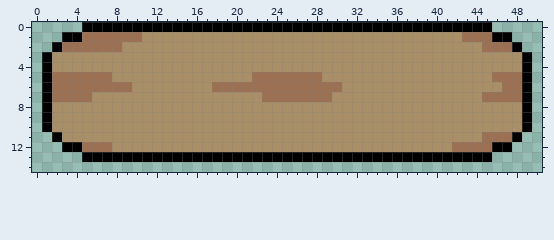
File history of a pixel-art file, resources/tab.aseprite. The picture above was drawn from the file before the commit.
51x15 pixels, 1 frame.
The same view after the edit:
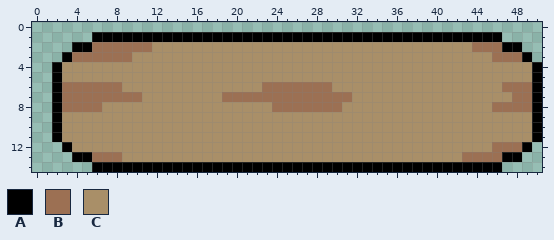
Palette (. is transparent): A #000000  B #9c7053  C #a98f68
From the commit log: icon for settings tab added (depressed and inactive state)
The edit:
layer "sign" now hidden
layer "outline black" now hidden
layer "sign depressed" now shown
layer "sign depr/inactive" added
@@ x 0..50 @@
- 0 .....AAAAAAAAAAAAAAAAAAAAAAAAAAAAAAAAAAAAAAAAA.....
- 1 ...AABBBBBBCCCCCCCCCCCCCCCCCCCCCCCCCCCCCCCCBBBAA...
- 2 ..ABBBBBBCCCCCCCCCCCCCCCCCCCCCCCCCCCCCCCCCCCCBBBA..
- 3 .ACCCCCCCCCCCCCCCCCCCCCCCCCCCCCCCCCCCCCCCCCCCCCCCA.
- 4 .ACCCCCCCCCCCCCCCCCCCCCCCCCCCCCCCCCCCCCCCCCCCCCCCA.
- 5 .ABBBBBBCCCCCCCCCCCCCCBBBBBBBCCCCCCCCCCCCCCCCCBBBA.
- 6 .ABBBBBBBBCCCCCCCCBBBBBBBBBBBBBCCCCCCCCCCCCCCCCBBA.
- 7 .ABBBBCCCCCCCCCCCCCCCCCBBBBBBBCCCCCCCCCCCCCCCBBBBA.
- 8 .ACCCCCCCCCCCCCCCCCCCCCCCCCCCCCCCCCCCCCCCCCCCCCCCA.
- 9 .ACCCCCCCCCCCCCCCCCCCCCCCCCCCCCCCCCCCCCCCCCCCCCCCA.
-10 .ACCCCCCCCCCCCCCCCCCCCCCCCCCCCCCCCCCCCCCCCCCCCCCCA.
-11 ..ACCCCCCCCCCCCCCCCCCCCCCCCCCCCCCCCCCCCCCCCCCBBBA..
-12 ...AABBBCCCCCCCCCCCCCCCCCCCCCCCCCCCCCCCCCCBBBBAA...
-13 .....AAAAAAAAAAAAAAAAAAAAAAAAAAAAAAAAAAAAAAAAA.....
-14 ...................................................
+ 0 ...................................................
+ 1 ......AAAAAAAAAAAAAAAAAAAAAAAAAAAAAAAAAAAAAAAAA....
+ 2 ....AABBBBBBCCCCCCCCCCCCCCCCCCCCCCCCCCCCCCCCBBBAA..
+ 3 ...ABBBBBBCCCCCCCCCCCCCCCCCCCCCCCCCCCCCCCCCCCCBBBA.
+ 4 ..ACCCCCCCCCCCCCCCCCCCCCCCCCCCCCCCCCCCCCCCCCCCCCCCA
+ 5 ..ACCCCCCCCCCCCCCCCCCCCCCCCCCCCCCCCCCCCCCCCCCCCCCCA
+ 6 ..ABBBBBBCCCCCCCCCCCCCCBBBBBBBCCCCCCCCCCCCCCCCCBBBA
+ 7 ..ABBBBBBBBCCCCCCCCBBBBBBBBBBBBBCCCCCCCCCCCCCCCCBBA
+ 8 ..ABBBBCCCCCCCCCCCCCCCCCBBBBBBBCCCCCCCCCCCCCCCBBBBA
+ 9 ..ACCCCCCCCCCCCCCCCCCCCCCCCCCCCCCCCCCCCCCCCCCCCCCCA
+10 ..ACCCCCCCCCCCCCCCCCCCCCCCCCCCCCCCCCCCCCCCCCCCCCCCA
+11 ..ACCCCCCCCCCCCCCCCCCCCCCCCCCCCCCCCCCCCCCCCCCCCCCCA
+12 ...ACCCCCCCCCCCCCCCCCCCCCCCCCCCCCCCCCCCCCCCCCCBBBA.
+13 ....AABBBCCCCCCCCCCCCCCCCCCCCCCCCCCCCCCCCCCBBBBAA..
+14 ......AAAAAAAAAAAAAAAAAAAAAAAAAAAAAAAAAAAAAAAAA....
Changed places in both pictures, as pixel boxes (x1, y1, x2, y2):
changed: (42, 22, 542, 172)
